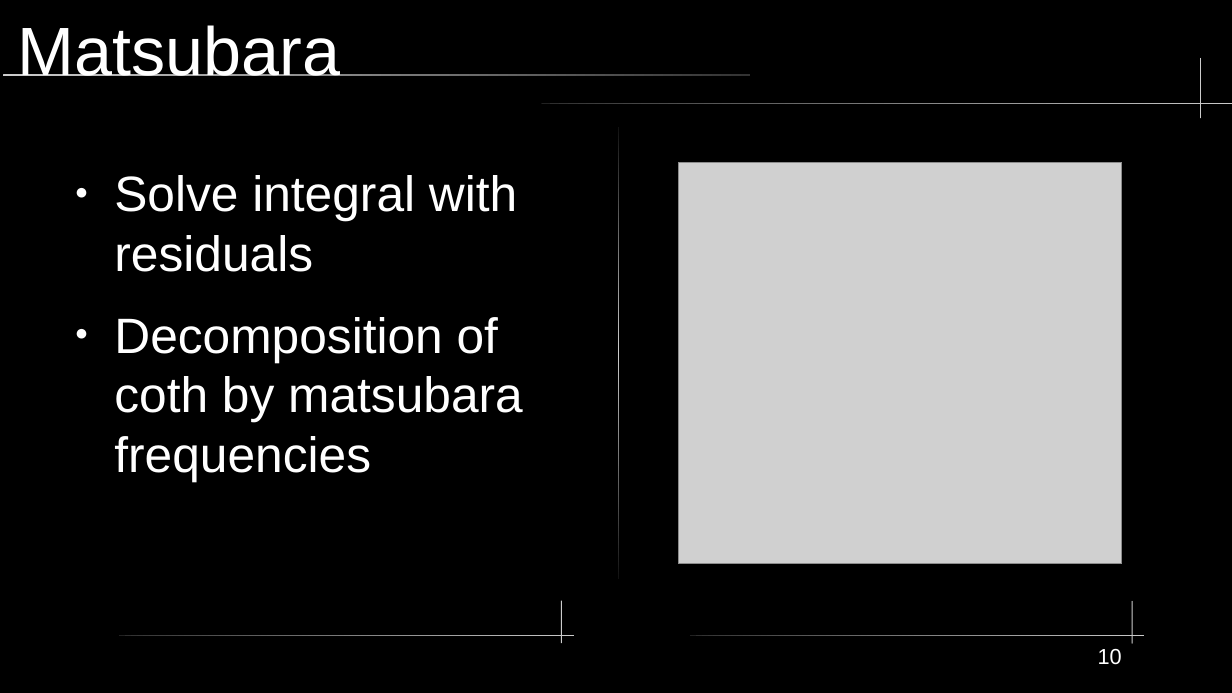
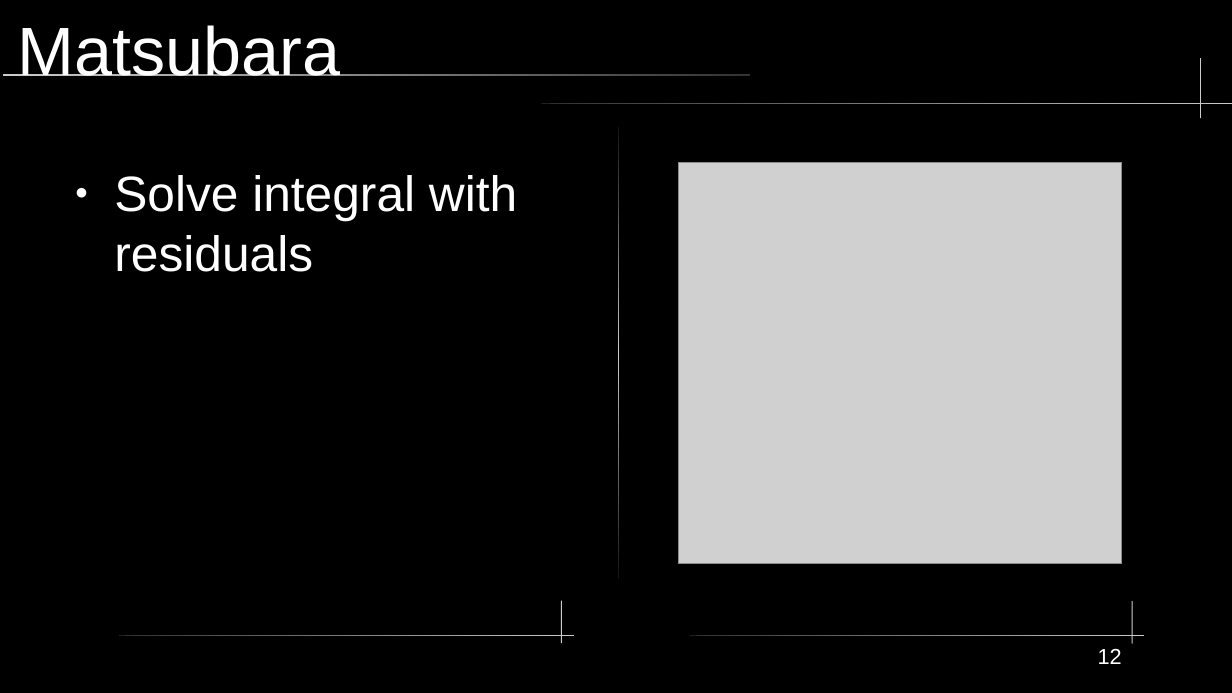
Before and after one commit to SanderStammbach/Sanders-Studium, a slide deck: slide 12 of vortrag1-heom/Powerpoint.odp (slide 10 before the commit). Drawn at 1232x693 pixels with LibreOffice and Linux fonts; fonts in the diff are those of the drawing; grey boxes stand for pictures. Boxes give left, top, right and bottom in pixels: in the first picture for what was removed or moved away, otherwise in the second. Text is boxed around its words. In the diff, an @@ line names an element or a change of style, - is before the commit and + after.

```diff
--- a/vortrag1-heom/Powerpoint.odp
+++ b/vortrag1-heom/Powerpoint.odp
@@ text at (114, 317, 523, 481): paragraph removed @@
-● Decomposition of coth by matsubara frequencies
@@ page number at (1098, 649, 1122, 664): text changed @@
-10
+12
```
Also in this commit, not shown: 8 other slides changed, 11 slides added, 2 slides removed, 1 other file.
